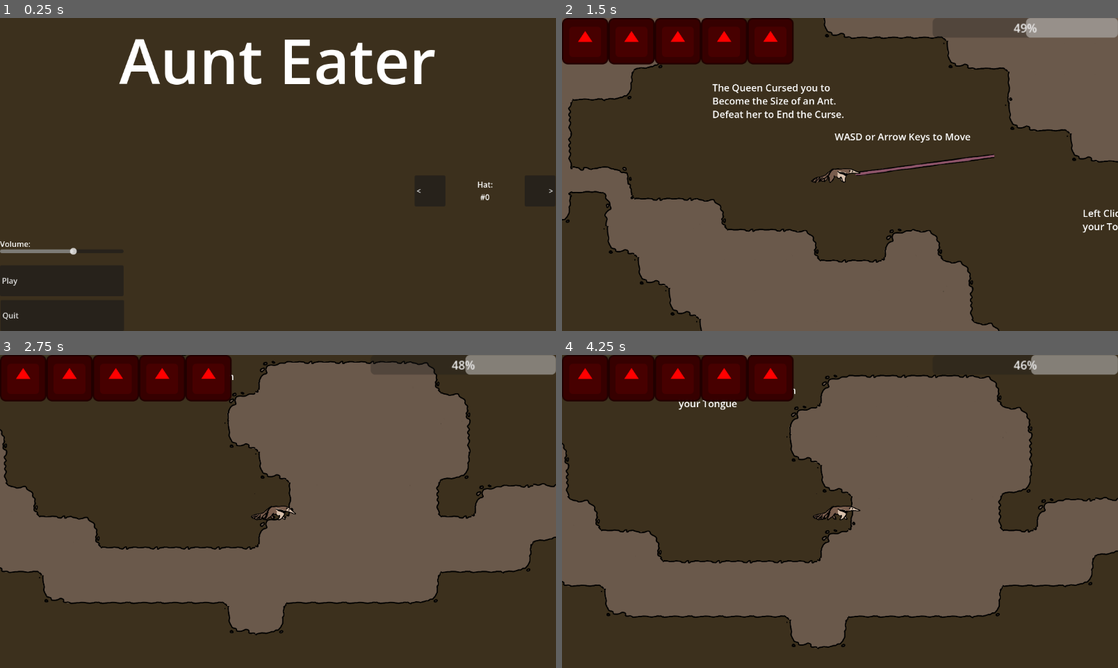
Above: before the commit, frames 1-4 (two rows, left to right).
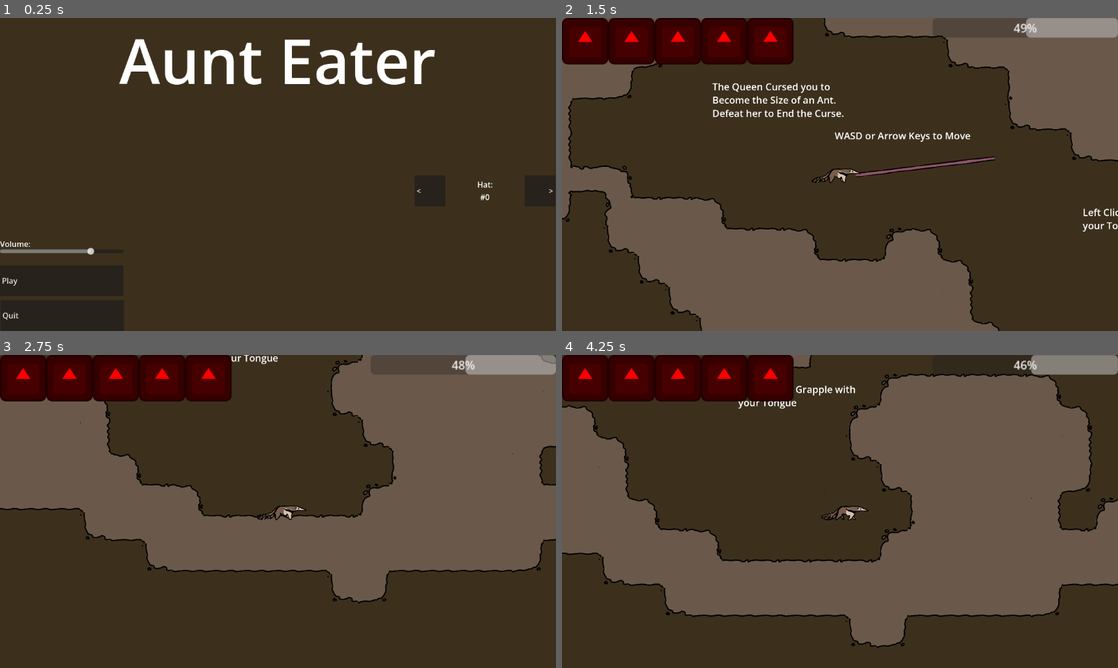
Above: after the commit, the same moments.

Repository: IncrediblyCreativeUsername/Team-Indecisive-Cutthroat-2026
Game: Godot game, scene res://UI/MainMenu.tscn
Same seed, same stepped clock (60 frames per second), same inputs: the game is played once before the commit and once after it. The engine's default icon, where the game draws it, is replaced by a stand-in: a white triangle on a blue panel in a dark square.
Inputs (mouse positions are in pixels of both pictures, inside the frame that each line leads up to):
- Up to frame 1 (0.25 s): no input
- Up to frame 2 (1.5 s): click "Play" at 0.5 s; tap Enter at 1.25 s; move the mouse to (962, 158) at 1.27 s; hold D (MOVE_RIGHT) from 1.28 s (still down); hold W (JUMP) from 1.28 s (still down); click (962, 158) at 1.35 s
- Up to frame 3 (2.75 s): keep holding D (MOVE_RIGHT); tap Enter at 2 s; move the mouse to (166, 527) at 2.02 s; release W (JUMP) at 2.03 s; tap W (JUMP) at 2.1, 2.27, 2.57 s; click (166, 527) at 2.3 s
- Up to frame 4 (4.25 s): tap Enter at 2.75, 3.5 s; move the mouse to (895, 442) at 2.77 s; release D (MOVE_RIGHT) at 2.78 s; hold A (MOVE_LEFT) 2.78-3.53 s; hold W (JUMP) 2.78-3.53 s; tap Q (DROP) at 2.85 s; move the mouse to (812, 574) at 3.52 s; hold D (MOVE_RIGHT) from 3.53 s (still down); tap E (EAT) at 3.6 s; tap W (JUMP) at 3.77, 4.07 s; click (812, 574) at 3.8 s

The runs differ from the first frame. In frame 1, less than 0.1% of the frame differs, in the area x 12-17%, y 73-76%; in frame 2, 3.2%; in frame 3, 40%, in the area x 0-100%, y 0-90%; in frame 4, 24%.

Commit message:
Tongue changes
Experimental momentum based grapple (work in progress), added velocity impulse when ending a grapple, altered sprite flipping to have more consistent hit boxes, fixed bug where volume setting from main menu wouldn't be displayed in pause

Diff:
--- a/Player/Player.tscn
+++ b/Player/Player.tscn
@@ -6,7 +6,7 @@
 [ext_resource type="Texture2D" uid="uid://ole04ijv4b8a" path="res://Art/antgame_chars.png" id="4_ddoul"]
 
 [sub_resource type="RectangleShape2D" id="RectangleShape2D_ddoul"]
-size = Vector2(138.10013, 72.623184)
+size = Vector2(131.46915, 72.623184)
 
 [sub_resource type="AtlasTexture" id="AtlasTexture_8g4oa"]
 atlas = ExtResource("4_ddoul")
@@ -201,7 +201,7 @@
 }
 
 [sub_resource type="RectangleShape2D" id="RectangleShape2D_tok1r"]
-size = Vector2(256, 142.57143)
+size = Vector2(256, 126.78571)
 
 [node name="Player" type="CharacterBody2D" unique_id=1863645860]
 scale = Vector2(0.56, 0.56)
@@ -212,14 +212,16 @@
 friction = 800
 
 [node name="PlayerSprite" type="AnimatedSprite2D" parent="." unique_id=1795922126]
-position = Vector2(-30.999998, -34)
+position = Vector2(397, 29)
 scale = Vector2(1.4549686, 1.5234376)
 sprite_frames = ExtResource("2_ddoul")
 animation = &"walk"
 frame_progress = 0.27149966
+offset = Vector2(-252.41843, -40.615383)
+flip_h = true
 
 [node name="CollisionShape2D" type="CollisionShape2D" parent="." unique_id=2001729725]
-position = Vector2(-5.357143, 19.642855)
+position = Vector2(0.52362597, 12.499992)
 scale = Vector2(1.773725, 1.3836911)
 shape = SubResource("RectangleShape2D_ddoul")
 
@@ -234,7 +236,7 @@
 [node name="Tongue" type="Node2D" parent="." unique_id=1603243765]
 visible = false
 z_index = -1
-position = Vector2(115, -2)
+position = Vector2(-117, 6)
 scale = Vector2(2, 0.5)
 
 [node name="TextureRect" type="TextureRect" parent="Tongue" unique_id=1052084957]
@@ -271,7 +273,7 @@
 collision_mask = 5
 
 [node name="CollisionShape2D" type="CollisionShape2D" parent="Eat" unique_id=90089925]
-position = Vector2(0, 7.285713)
+position = Vector2(0, 8.035709)
 shape = SubResource("RectangleShape2D_tok1r")
 
 [connection signal="body_entered" from="Tongue/Area2D" to="." method="_on_area_2d_body_entered"]
--- a/Player/player.gd
+++ b/Player/player.gd
@@ -44,11 +44,7 @@
 		get_tree().paused = true
 
 	#grapple
-	if isGrappling:
-		var grappleDirection : Vector2 = (grapplePoint - self.global_position).normalized()
-		#move_and_collide(delta * grappleDirection * 10)
-		velocity += grappleDirection * (grappleSpeed/1.5 + 1000)
-	else:
+	if !isGrappling:
 		if grappleCooldown > 0:
 			grappleCooldown -= 1
 
@@ -80,79 +76,77 @@
 	#movement
 	else:
 		#friction
-		if velocity.x > 0:
-			velocity.x = max(0, (velocity.x-friction)*60*delta)
-		if velocity.x < 0:
-			velocity.x = min((velocity.x+friction)*60*delta, 0)
-
-		#X movement
-
-
-		if Input.is_action_pressed("MOVE_RIGHT") && velocity.x < speed:
-			velocity.x += speed*60*delta
-
-			animSprite.flip_h =false
-			Hats.currentHat.flip_h = false
-			if self.is_on_floor():
-				animSprite.play("walk")
-				Hats.updateAnim("walk")
-		if Input.is_action_pressed("MOVE_LEFT") && velocity.x > -speed:
-			velocity.x -= speed*60*delta
-
-			animSprite.flip_h = true
-			Hats.currentHat.flip_h = true
-			if self.is_on_floor() && !tongueExtending:
-				animSprite.play("walk")
-				Hats.updateAnim("walk")
-
-		if velocity.x == 0 && animSprite.animation != "stand_tongue":
-			if self.is_on_floor() && !tongueExtending:
-				animSprite.play("stand")
-				Hats.updateAnim("stand")
-
-		#coyote time resets while on floor
-		if is_on_floor():
-			coyoteTimer = coyoteTime
-		else:
-			coyoteTimer -= 1
-
-		#Y movement
-		if Input.is_action_pressed("JUMP") && !tongueExtending && !isGrappling:
-			#base jump force
-			if is_on_floor() or coyoteTimer > 0:
-				coyoteTimer = 0
-				velocity.y = 0
-				velocity.y -= jumpForce
-				animSprite.play("jump")
-				Hats.updateAnim("jump")
-		else:
-			#shorter jump if not held
-			if velocity.y < 0:
-				velocity.y /= 1.3
-
-		#air time
 		if !isGrappling:
+			if velocity.x > 0:
+				velocity.x = max(0, (velocity.x-friction)*60*delta)
+			if velocity.x < 0:
+				velocity.x = min((velocity.x+friction)*60*delta, 0)
+
+			#X movement
+			if Input.is_action_pressed("MOVE_RIGHT") && velocity.x < speed:
+				velocity.x += speed*60*delta
+
+				animSprite.flip_h =false
+				Hats.currentHat.flip_h = false
+				if self.is_on_floor():
+					animSprite.play("walk")
+					Hats.updateAnim("walk")
+			if Input.is_action_pressed("MOVE_LEFT") && velocity.x > -speed:
+				velocity.x -= speed*60*delta
+
+				animSprite.flip_h = true
+				Hats.currentHat.flip_h = true
+				if self.is_on_floor() && !tongueExtending:
+					animSprite.play("walk")
+					Hats.updateAnim("walk")
+
+			if velocity.x == 0 && animSprite.animation != "stand_tongue":
+				if self.is_on_floor() && !tongueExtending:
+					animSprite.play("stand")
+					Hats.updateAnim("stand")
+
+			#coyote time resets while on floor
+			if is_on_floor():
+				coyoteTimer = coyoteTime
+			else:
+				coyoteTimer -= 1
+
+			#Y movement
+			if Input.is_action_pressed("JUMP") && !tongueExtending && !isGrappling:
+				#base jump force
+				if is_on_floor() or coyoteTimer > 0:
+					coyoteTimer = 0
+					velocity.y = 0
+					velocity.y -= jumpForce
+					animSprite.play("jump")
+					Hats.updateAnim("jump")
+			else:
+				#shorter jump if not held
+				if velocity.y < 0:
+					velocity.y /= 1.3
+
+			#air time
 			if velocity.y < 0:
 				if velocity.y > 100:
 					velocity.y -= gravity * 0.8
 
 			velocity.y += gravity
-		#shoot out tongue
-		if !tongueExtending && Input.is_action_just_pressed("GRAPPLE") && grappleCooldown <= 0:
-			mouseCast.look_at(get_global_mouse_position())
-			await get_tree().process_frame
-			if mouseCast.is_colliding():
-				tonguePivot.look_at(mouseCast.get_collision_point())
-			else:
-				tonguePivot.look_at(get_global_mouse_position())
-			tongueAnimator.play("Extend")
-			animSprite.play("stand_tongue")
-			Hats.updateAnim("stand_tongue")
-			if (get_global_mouse_position() - global_position).rotated(PI / 2).angle() > 0:
-				flip(false)
-
-			else:
-				flip(true)
+			#shoot out tongue
+			if !tongueExtending && Input.is_action_just_pressed("GRAPPLE") && grappleCooldown <= 0:
+				mouseCast.look_at(get_global_mouse_position())
+				await get_tree().process_frame
+				if mouseCast.is_colliding():
+					tonguePivot.look_at(mouseCast.get_collision_point())
+				else:
+					tonguePivot.look_at(get_global_mouse_position())
+				tongueAnimator.play("Extend")
+				animSprite.play("stand_tongue")
+				Hats.updateAnim("stand_tongue")
+				if (get_global_mouse_position() - global_position).rotated(PI / 2).angle() > 0:
+					flip(false)
+
+				else:
+					flip(true)
 
 		#move grabbed object
 		if grabbedObject != null && tongueExtending:
@@ -170,7 +164,9 @@
 	if anim_name == "Extend":
 		tongueAnimator.play("Retract")
 	elif anim_name == "Retract":
-		isGrappling = false
+		if isGrappling:
+			velocity *= 2.0
+			isGrappling = false
 
 #tongue hit something
 func _on_area_2d_body_entered(body: Node2D) -> void:
@@ -189,23 +185,18 @@
 		else:
 			await get_tree().process_frame
 			grapplePoint = tongueCast.get_collision_point() + Vector2(64,0).rotated(tonguePivot.rotation)
-			grappleSpeed = self.global_position.distance_to(grapplePoint)
-			if grapplePoint.y < self.global_position.y:
-				if velocity.y > 0:
-					velocity.y = 0
-			elif grapplePoint.y > self.global_position.y:
-				if velocity.y < 0:
-					velocity.y = 0
+			velocity = (grapplePoint - tonguePivot.global_position) * tongueAnimator.speed_scale
 			isGrappling = true
 			grappleCooldown = grappleCooldownMax
-			velocity = Vector2.ZERO
 
 func flip(flipped):
 	if flipped:
 		animSprite.flip_h = true
 		Hats.currentHat.flip_h = true
-		tonguePivot.position.x = -180
+		tonguePivot.position.x = -117
+		animSprite.position.x = 397
 	else:
 		animSprite.flip_h = false
 		Hats.currentHat.flip_h = false
 		tonguePivot.position.x = 115
+		animSprite.position.x = 338
--- a/UI/main_menu.gd
+++ b/UI/main_menu.gd
@@ -1,6 +1,9 @@
 extends Node2D
 
 @onready var hatLabel := $HatNumLabel
+
+func _ready() -> void:
+	$"Volume Slider".value = (AudioServer.get_bus_volume_db(AudioServer.get_bus_index("Master"))*3)+75
 
 func _on_play_pressed() -> void:
 	get_tree().change_scene_to_file(Globals.gameScene)
--- a/UI/pause.gd
+++ b/UI/pause.gd
@@ -9,7 +9,7 @@
 	AudioServer.add_bus_effect(0,AudioEffectLowPassFilter.new(),0)
 	lpf = AudioServer.get_bus_effect(0, 0)
 	lpf.cutoff_hz = 20000.0
-	pass # Replace with function body.
+	$"Volume Slider".value = (AudioServer.get_bus_volume_db(AudioServer.get_bus_index("Master"))*3)+75
 
 
 # Called every frame. 'delta' is the elapsed time since the previous frame.
